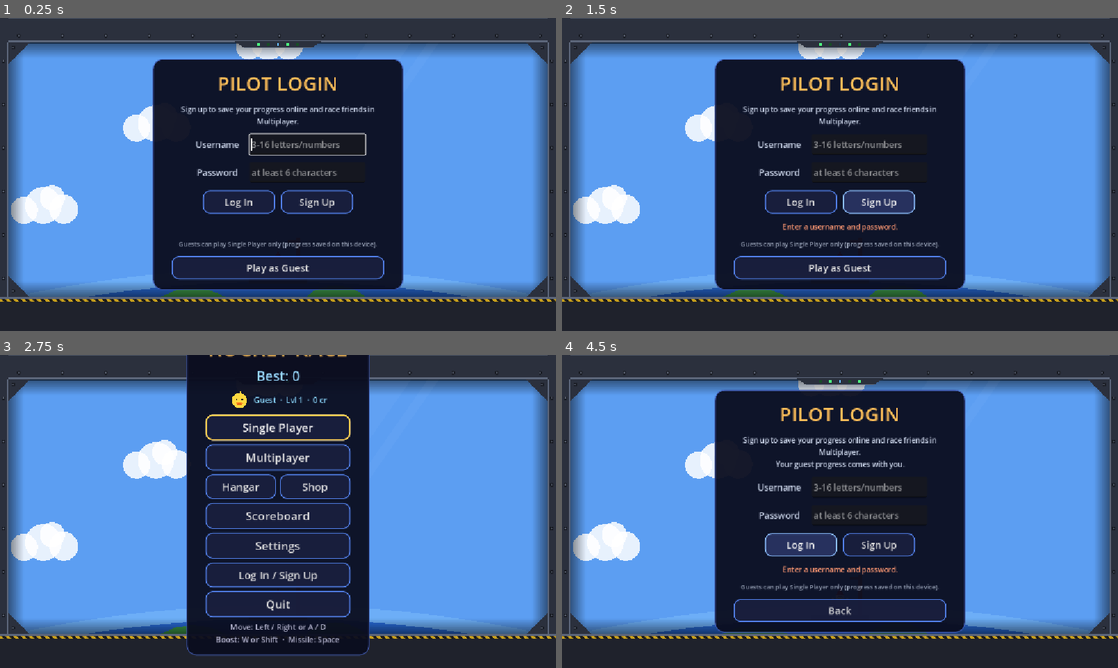
Above: before the commit, frames 1-4 (two rows, left to right).
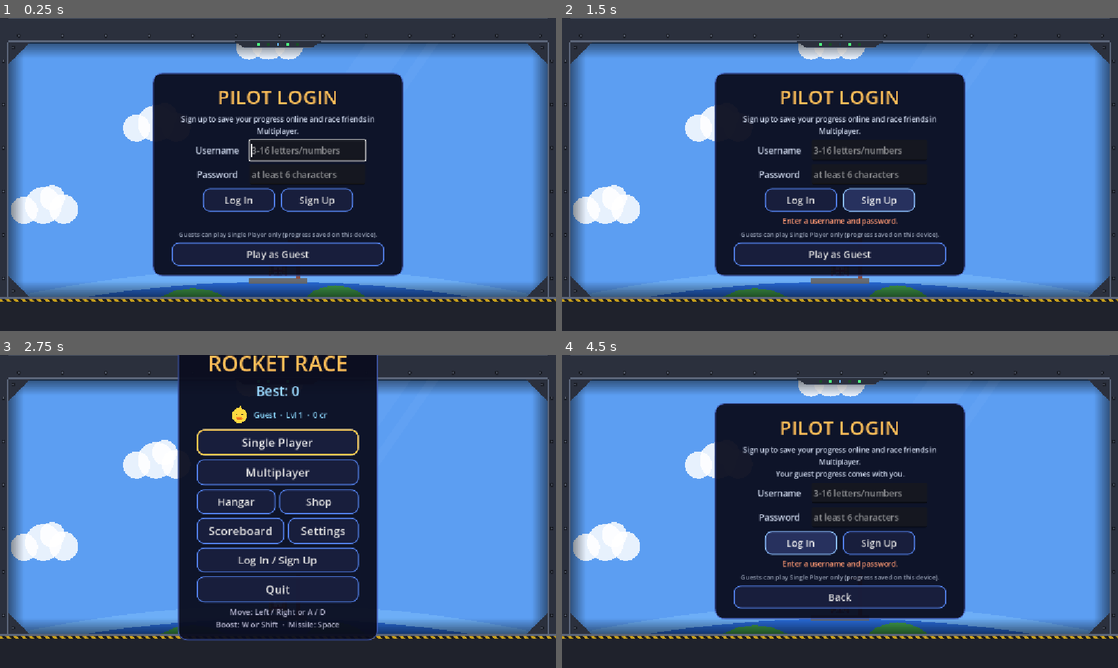
Above: after the commit, the same moments.

Repository: lukebelden/rocket-race
Game: Godot game, scene res://game.tscn
Two runs of this game, one before a commit and one after it. Both use one fixed random seed, a clock stepped at 60 frames per second and the inputs below.
Inputs:
- Up to frame 1 (0.25 s): no input
- Up to frame 2 (1.5 s): click "Log In" at 0.5 s; click "Sign Up" at 1.25 s
- Up to frame 3 (2.75 s): click "Play as Guest" at 2 s
- Up to frame 4 (4.5 s): click "Multiplayer" at 2.75 s; click "Log In / Sign Up" at 3.5 s; click "Log In" at 4.25 s

The runs differ from the first frame. In frame 1, 9.9% of the frame differs, in the area x 27-73%, y 13-87%; in frame 2, 10%; in frame 3, 11%, in the area x 31-68%, y 0-97%; in frame 4, 10%.

Commit message:
Add single-player pause menu, sound, volume settings and tips toggle
- Pause (Esc / P / on-screen button, auto on focus loss): Resume, Settings, Restart, Quit;
  single player only
- sound.gd autoload: synthesised effects and a music loop on Master/Music/Effects buses
- Settings: three volume sliders and a ship computer tips switch (saved)
- Menu: Scoreboard + Settings share a row so it fits 1152x648

Co-Authored-By: Claude Opus 5.5 <noreply@anthropic.com>

Diff:
--- a/game.gd
+++ b/game.gd
@@ -12,6 +12,7 @@
 const Rivals := preload("res://rivals.gd")
 const ProfileUI := preload("res://profile_ui.gd")
 const Animals := preload("res://animals.gd")
+const PauseInput := preload("res://pause_input.gd")
 ## Multiplayer race: first pilot to fly through this many levels wins.
 const RACE_LEVELS := 5
 ## How many of your best runs the local scoreboard keeps.
@@ -70,6 +71,11 @@
 ## Saved to disk (user://save.cfg), so they survive closing the game/page.
 static var best_score: float = 0.0
 static var difficulty: Difficulty = Difficulty.NORMAL
+## Settings: volumes 0..1 for the Master / Music / Effects buses, and ship computer tips.
+static var vol_master: float = 0.8
+static var vol_music: float = 0.6
+static var vol_sfx: float = 0.8
+static var tips_enabled: bool = true
 ## Your best runs on this device: [{score, level, date}], best first. Saved to disk.
 static var local_runs: Array = []
 ## Set by "Play Again" so the reloaded scene skips the menu.
@@ -106,6 +112,12 @@
 var _mp_buttons: Array[Button] = []
 var _send_timer: float = 0.0
 var _shown_place: int = -1
+# Pause menu (single player only)
+var pause_screen: Control
+var pause_button: Button
+var _settings_from_pause := false
+var _was_boosting := false
+var _last_count := -1
 # Accounts / hangar / shop (profile.gd, profile_ui.gd)
 var profile_ui: Node
 var profile_label: Label
@@ -287,7 +299,9 @@
 	fullscreen_check.button_pressed = _is_fullscreen()
 	fullscreen_check.toggled.connect(_on_fullscreen_toggled)
 	reset_button.pressed.connect(_on_reset_pressed)
-	back_button.pressed.connect(_show_menu)
+	back_button.pressed.connect(_on_settings_back)
+	_make_settings_extras()
+	_make_pause_menu()
 
 	# Game over
 	play_again_button.pressed.connect(_on_play_again)
@@ -358,6 +372,9 @@
 			_update_playing(delta)
 
 	_update_tips(delta)
+	var show_pause := _can_pause()
+	if pause_button.visible != show_pause:
+		pause_button.visible = show_pause
 	if race_mode:
 		_update_race(delta)
 
@@ -543,6 +560,7 @@
 ## Liftoff: play the launch intro, then the game begins.
 func _launch() -> void:
 	state = State.INTRO
+	Sound.play("launch")
 	intro_time = 0.0
 	launch_prompt.visible = false
 	menu.visible = false
@@ -652,6 +670,9 @@
 	var cruise := ModInfo.THRUSTER_SPEED if mods.has("thruster") else 1.0
 	var target_speed := cruise * (FORWARD_BOOST if rocket.boosting else 1.0)
 	forward_speed = move_toward(forward_speed, target_speed, FORWARD_EASE * delta)
+	if rocket.boosting and not _was_boosting:
+		Sound.play("boost")
+	_was_boosting = rocket.boosting
 	Obstacle.world_speed = forward_speed
 	var travelled := delta * forward_speed
 
@@ -692,6 +713,7 @@
 
 
 func _show_level_banner() -> void:
+	Sound.play("level")
 	level_banner.text = "LEVEL %d\n%s" % [level, String(_planet(level)["name"]).to_upper()]
 	if race_mode and level == RACE_LEVELS:
 		level_banner.text += "\nFINAL STRETCH!"
@@ -772,7 +794,7 @@
 
 
 func _update_tips(delta: float) -> void:
-	var active := state == State.READY or state == State.PLAYING
+	var active := (state == State.READY or state == State.PLAYING) and tips_enabled
 	if tip_panel.visible != active:
 		tip_panel.visible = active
 	if not active:
@@ -1042,6 +1064,7 @@
 	station_docked = true
 	_dock_station = station
 	state = State.DOCKED
+	Sound.play("dock")
 
 	# Full stop: forward flight, stars and asteroids all freeze.
 	forward_speed = 0.0
@@ -1342,6 +1365,7 @@
 		_show_toast("NO TARGET IN RANGE", Color(0.75, 0.78, 0.85))
 		return
 	missile_ammo -= 1
+	Sound.play("missile")
 	missile_cooldown = ModInfo.MISSILE_COOLDOWN
 	missiles.append({
 		"pos": rocket.position + Vector2(0, -30),
@@ -1392,6 +1416,7 @@
 		m["trail"] = trail
 		if target and pos.distance_to(target.position) < target.radius:
 			_shatter(target)
+			Sound.play("impact", 1.5, -6.0)
 			target.queue_free()
 			score += ModInfo.MISSILE_SCORE
 			_show_toast("TARGET DESTROYED  +%d" % int(ModInfo.MISSILE_SCORE), Color(1, 0.75, 0.4))
@@ -1488,6 +1513,10 @@
 	var diff = cfg.get_value("settings", "difficulty", Difficulty.NORMAL)
 	if diff is int and DIFFICULTY_TUNING.has(diff):
 		difficulty = diff
+	vol_master = clampf(float(cfg.get_value("settings", "vol_master", vol_master)), 0.0, 1.0)
+	vol_music = clampf(float(cfg.get_value("settings", "vol_music", vol_music)), 0.0, 1.0)
+	vol_sfx = clampf(float(cfg.get_value("settings", "vol_sfx", vol_sfx)), 0.0, 1.0)
+	tips_enabled = bool(cfg.get_value("settings", "tips", tips_enabled))
 	var runs = cfg.get_value("score", "runs", [])
 	if runs is Array:
 		local_runs = runs.filter(func(r) -> bool: return r is Dictionary and r.has("score"))
@@ -1501,6 +1530,10 @@
 	cfg.set_value("multiplayer", "name", player_name)
 	cfg.set_value("score", "best", best_score)
 	cfg.set_value("settings", "difficulty", difficulty)
+	cfg.set_value("settings", "vol_master", vol_master)
+	cfg.set_value("settings", "vol_music", vol_music)
+	cfg.set_value("settings", "vol_sfx", vol_sfx)
+	cfg.set_value("settings", "tips", tips_enabled)
 	cfg.set_value("score", "runs", local_runs)
 	cfg.save(SAVE_PATH)
 
@@ -1721,6 +1754,7 @@
 	shake = 0.35
 	if hull > 0.0:
 		invulnerable = INVULNERABLE_TIME
+		Sound.play("impact")
 		_show_toast("IMPACT!  HULL -%d%%" % roundi(damage * 100.0), Color(1, 0.45, 0.35))
 		return
 	_hull_breach()
@@ -1729,6 +1763,7 @@
 ## Hull reached 0%: game over.
 func _hull_breach() -> void:
 	state = State.OVER
+	Sound.play("explosion")
 	forward_speed = 1.0
 	Obstacle.world_speed = 1.0
 	game_over_title.text = "HULL BREACH!"
@@ -1788,6 +1823,9 @@
 
 func _update_race_countdown(_delta: float) -> void:
 	var race_countdown := (race_launch_at - Time.get_ticks_msec()) / 1000.0
+	if ceili(race_countdown) != _last_count:
+		_last_count = ceili(race_countdown)
+		Sound.play("go" if _last_count <= 0 else "beep")
 	if race_countdown <= 0.0:
 		_launch()
 		return
@@ -2203,11 +2241,20 @@
 		b.pressed.connect(_open_profile_page.bind(spec[1]))
 		pair.add_child(b)
 	multiplayer_button.add_sibling(pair)
+	# Scoreboard + Settings share a row too, so the menu fits short (landscape) screens.
+	var pair2 := HBoxContainer.new()
+	pair2.add_theme_constant_override("separation", 8)
+	scoreboard_button.add_sibling(pair2)
+	for b in [scoreboard_button, settings_button]:
+		b.get_parent().remove_child(b)
+		b.custom_minimum_size = Vector2(146, 46)
+		b.size_flags_horizontal = Control.SIZE_EXPAND_FILL
+		pair2.add_child(b)
 	account_button = Button.new()
 	account_button.custom_minimum_size = start_button.custom_minimum_size
 	account_button.add_theme_font_size_override("font_size", 22)
 	account_button.pressed.connect(_open_profile_page.bind("account"))
-	settings_button.add_sibling(account_button)
+	pair2.add_sibling(account_button)
 	_update_profile_line()
 
 	# Once per launch, check the saved login is still valid and pick up the latest progress.
@@ -2282,12 +2329,14 @@
 	var reward: Dictionary = await Profile.report_run(int(score), level)
 	if reward.is_empty() or not is_instance_valid(result_label) or state != State.OVER:
 		return
+	Sound.play("levelup" if int(reward.get("level_after", 1)) > int(reward.get("level_before", 1)) else "coin")
 	result_label.text += "\n\n" + _reward_text(reward)
 
 
 ## Race rewards arrive from the server right after the results.
 func _on_profile_rewarded(reward: Dictionary) -> void:
 	if race_mode and state == State.OVER and str(reward.get("track", "")) == "mp":
+		Sound.play("levelup" if int(reward.get("level_after", 1)) > int(reward.get("level_before", 1)) else "coin")
 		result_label.text += "\n\n" + _reward_text(reward)
 
 
@@ -2302,6 +2351,180 @@
 		if before < shop and after >= shop:
 			text += "  ·  Shop unlocked!"
 	return text
+
+
+# --- Pause menu (single player) and extra settings ------------------------------------
+
+## Pausing is single player only: in a race everyone keeps flying.
+func _can_pause() -> bool:
+	return not race_mode and (state == State.INTRO or state == State.PLAYING) and not get_tree().paused
+
+
+func _make_pause_menu() -> void:
+	var keys := PauseInput.new()
+	add_child(keys)
+	keys.toggle.connect(func() -> void:
+		if get_tree().paused and pause_screen.visible:
+			_resume()
+		elif get_tree().paused and settings.visible and _settings_from_pause:
+			_on_settings_back()
+		elif _can_pause():
+			_pause())
+
+	# Same frame as the Settings screen.
+	pause_screen = settings.duplicate(0)
+	pause_screen.name = "Pause"
+	pause_screen.visible = false
+	pause_screen.process_mode = Node.PROCESS_MODE_ALWAYS
+	settings.add_sibling(pause_screen)
+	var vbox: VBoxContainer = pause_screen.get_node("Panel/VBox")
+	for child in vbox.get_children():
+		vbox.remove_child(child)
+		child.free()
+	var title := Label.new()
+	title.text = "PAUSED"
+	title.horizontal_alignment = HORIZONTAL_ALIGNMENT_CENTER
+	title.add_theme_font_size_override("font_size", 44)
+	title.add_theme_color_override("font_color", Color(1, 0.75, 0.35))
+	vbox.add_child(title)
+	var specs := [
+		["Resume", _resume],
+		["Settings", _open_settings_from_pause],
+		["Restart Run", func() -> void:
+			get_tree().paused = false
+			skip_menu = true
+			get_tree().reload_current_scene()],
+		["Quit to Menu", func() -> void:
+			get_tree().paused = false
+			get_tree().reload_current_scene()],
+	]
+	for spec in specs:
+		var b := Button.new()
+		b.text = spec[0]
+		b.custom_minimum_size = Vector2(300, 50)
+		b.add_theme_font_size_override("font_size", 24)
+		b.pressed.connect(spec[1])
+		vbox.add_child(b)
+	var note := Label.new()
+	note.text = "Restarting or quitting ends this run without XP or credits."
+	note.horizontal_alignment = HORIZONTAL_ALIGNMENT_CENTER
+	note.add_theme_font_size_override("font_size", 13)
+	note.add_theme_color_override("font_color", Color(0.6, 0.64, 0.72))
+	vbox.add_child(note)
+	# Settings must keep working while the game is paused.
+	settings.process_mode = Node.PROCESS_MODE_ALWAYS
+
+	# On-screen pause button (top right, under the level name) for mouse and touch players.
+	pause_button = Button.new()
+	pause_button.text = "II"
+	pause_button.tooltip_text = "Pause (Esc / P)"
+	pause_button.add_theme_font_size_override("font_size", 20)
+	pause_button.focus_mode = Control.FOCUS_NONE
+	pause_button.anchor_left = 1.0
+	pause_button.anchor_right = 1.0
+	pause_button.offset_left = -78.0
+	pause_button.offset_right = -30.0
+	pause_button.offset_top = 52.0
+	pause_button.offset_bottom = 96.0
+	pause_button.visible = false
+	pause_button.pressed.connect(func() -> void:
+		if _can_pause():
+			_pause())
+	$UI/Root.add_child(pause_button)
+
+
+func _pause() -> void:
+	get_tree().paused = true
+	rocket.boost_button_held = false
+	pause_screen.visible = true
+	pause_button.visible = false
+	Sound.play("pause")
+	(pause_screen.get_node("Panel/VBox").get_child(1) as Button).grab_focus()
+
+
+func _resume() -> void:
+	pause_screen.visible = false
+	settings.visible = false
+	_settings_from_pause = false
+	get_tree().paused = false
+
+
+func _open_settings_from_pause() -> void:
+	_settings_from_pause = true
+	pause_screen.visible = false
+	settings.visible = true
+	back_button.grab_focus()
+
+
+func _on_settings_back() -> void:
+	if _settings_from_pause and get_tree().paused:
+		_settings_from_pause = false
+		settings.visible = false
+		pause_screen.visible = true
+		(pause_screen.get_node("Panel/VBox").get_child(1) as Button).grab_focus()
+	else:
+		_show_menu()
+
+
+## Tabbing away (or switching browser tabs) mid-run pauses single player automatically.
+func _notification(what: int) -> void:
+	if what == NOTIFICATION_APPLICATION_FOCUS_OUT and pause_screen and _can_pause():
+		_pause()
+
+
+## Settings screen: volume sliders and the tips switch, added above Reset / Back.
+func _make_settings_extras() -> void:
+	var vbox := reset_button.get_parent()
+	vbox.add_theme_constant_override("separation", 8)  # more rows now: keep it on screen
+	for spec in [["Master volume", "Master"], ["Music", "Music"], ["Sound effects", "Effects"]]:
+		var row := HBoxContainer.new()
+		row.add_theme_constant_override("separation", 16)
+		var label := Label.new()
+		label.text = spec[0]
+		label.size_flags_horizontal = Control.SIZE_EXPAND_FILL
+		row.add_child(label)
+		var slider := HSlider.new()
+		slider.custom_minimum_size = Vector2(170, 40)
+		slider.min_value = 0.0
+		slider.max_value = 1.0
+		slider.step = 0.05
+		slider.value = _volume(spec[1])
+		slider.size_flags_vertical = Control.SIZE_SHRINK_CENTER
+		var bus: String = spec[1]
+		slider.value_changed.connect(func(v: float) -> void:
+			_set_volume(bus, v)
+			if bus != "Music":
+				Sound.play("beep", 1.0, -8.0))  # hear the new level
+		slider.drag_ended.connect(func(_changed: bool) -> void: _save())
+		row.add_child(slider)
+		vbox.add_child(row)
+		vbox.move_child(row, reset_button.get_index())
+	var tips := CheckButton.new()
+	tips.text = "Ship computer tips"
+	tips.custom_minimum_size = Vector2(300, 56)
+	tips.button_pressed = tips_enabled
+	tips.toggled.connect(func(on: bool) -> void:
+		tips_enabled = on
+		_save())
+	vbox.add_child(tips)
+	vbox.move_child(tips, reset_button.get_index())
+	for bus in ["Master", "Music", "Effects"]:
+		Sound.set_volume(bus, _volume(bus))
+
+
+func _volume(bus: String) -> float:
+	match bus:
+		"Music": return vol_music
+		"Effects": return vol_sfx
+	return vol_master
+
+
+func _set_volume(bus: String, v: float) -> void:
+	match bus:
+		"Music": vol_music = v
+		"Effects": vol_sfx = v
+		_: vol_master = v
+	Sound.set_volume(bus, v)
 
 
 # --- Drawing -----------------------------------------------------------------
--- /dev/null
+++ b/pause_input.gd
@@ -0,0 +1,16 @@
+extends Node
+## Listens for the pause key (Esc or P) even while the game is paused, so the same key
+## both pauses and resumes. game.gd decides whether pausing is allowed (single player only).
+
+signal toggle
+
+
+func _ready() -> void:
+	process_mode = Node.PROCESS_MODE_ALWAYS
+
+
+func _unhandled_input(event: InputEvent) -> void:
+	if event is InputEventKey and event.pressed and not event.echo \
+			and (event.physical_keycode == KEY_ESCAPE or event.physical_keycode == KEY_P):
+		get_viewport().set_input_as_handled()
+		toggle.emit()
--- a/project.godot
+++ b/project.godot
@@ -41,4 +41,5 @@
 [autoload]
 
 Profile="*res://profile.gd"
+Sound="*res://sound.gd"
 Net="*res://net.gd"
--- /dev/null
+++ b/sound.gd
@@ -0,0 +1,175 @@
+extends Node
+## Sound effects and music (autoload "Sound"). Everything is synthesised in code at startup,
+## so there are no audio files. Volumes go through three buses: Master, Music, Effects
+## (Settings screen sliders, saved by game.gd).
+
+const RATE := 22050
+## Music only has low notes, so it is made at a lower rate (half the work at startup).
+const MUSIC_RATE := 11025
+const BUS_MUSIC := "Music"
+const BUS_SFX := "Effects"
+
+var _sounds: Dictionary = {}  # name -> AudioStreamWAV
+var _players: Array[AudioStreamPlayer] = []
+var _music: AudioStreamPlayer
+var _next_player := 0
+
+
+func _ready() -> void:
+	process_mode = Node.PROCESS_MODE_ALWAYS  # menus make sounds while the game is paused
+	_make_buses()
+	# Every button in the game clicks.
+	get_tree().node_added.connect(func(n: Node) -> void:
+		if n is BaseButton:
+			n.pressed.connect(play.bind("click")))
+	for i in 8:
+		var p := AudioStreamPlayer.new()
+		p.bus = BUS_SFX
+		add_child(p)
+		_players.append(p)
+	_music = AudioStreamPlayer.new()
+	_music.bus = BUS_MUSIC
+	_music.volume_db = -6.0
+	add_child(_music)
+	_build_sounds()
+	# Music takes a moment to synthesise: do it after the first frames so startup stays quick.
+	await get_tree().process_frame
+	await get_tree().process_frame
+	_music.stream = _make_music()
+	_music.play()
+
+
+# --- Volume ------------------------------------------------------------------------------
+
+func _make_buses() -> void:
+	for bus in [BUS_MUSIC, BUS_SFX]:
+		if AudioServer.get_bus_index(bus) == -1:
+			AudioServer.add_bus()
+			var idx := AudioServer.bus_count - 1
+			AudioServer.set_bus_name(idx, bus)
+			AudioServer.set_bus_send(idx, "Master")
+
+
+## volume: 0.0 (silent) .. 1.0 (full). bus: "Master", "Music" or "Effects".
+func set_volume(bus: String, volume: float) -> void:
+	var idx := AudioServer.get_bus_index(bus)
+	if idx == -1:
+		return
+	AudioServer.set_bus_mute(idx, volume <= 0.001)
+	AudioServer.set_bus_volume_db(idx, linear_to_db(maxf(volume, 0.001)))
+
+
+func play(sound_name: String, pitch := 1.0, volume_db := 0.0) -> void:
+	var stream: AudioStreamWAV = _sounds.get(sound_name)
+	if stream == null:
+		return
+	var p := _players[_next_player]
+	_next_player = (_next_player + 1) % _players.size()
+	p.stream = stream
+	p.pitch_scale = pitch
+	p.volume_db = volume_db
+	p.play()
+
+
+# --- Synthesis -----------------------------------------------------------------------------
+
+func _wav(samples: PackedFloat32Array, loop := false, rate := RATE) -> AudioStreamWAV:
+	var data := PackedByteArray()
+	data.resize(samples.size() * 2)
+	for i in samples.size():
+		data.encode_s16(i * 2, int(clampf(samples[i], -1.0, 1.0) * 32000.0))
+	var wav := AudioStreamWAV.new()
+	wav.format = AudioStreamWAV.FORMAT_16_BITS
+	wav.mix_rate = rate
+	wav.stereo = false
+	wav.data = data
+	if loop:
+		wav.loop_mode = AudioStreamWAV.LOOP_FORWARD
+		wav.loop_end = samples.size()
+	return wav
+
+
+## A tone that slides from f0 to f1 Hz. wave: "sine", "square", "tri", "noise".
+func _tone(length: float, f0: float, f1: float, wave := "sine", attack := 0.005, gain := 0.6) -> PackedFloat32Array:
+	var n := int(length * RATE)
+	var out := PackedFloat32Array()
+	out.resize(n)
+	var phase := 0.0
+	var noise_hold := 0.0
+	for i in n:
+		var t := float(i) / n
+		var f := lerpf(f0, f1, t)
+		phase += f / RATE
+		var s := 0.0
+		match wave:
+			"sine": s = sin(phase * TAU)
+			"square": s = 1.0 if fmod(phase, 1.0) < 0.5 else -1.0
+			"tri": s = 4.0 * absf(fmod(phase, 1.0) - 0.5) - 1.0
+			"noise":
+				# Sample-and-hold noise: "f" sets how rough it sounds.
+				if fmod(phase, 1.0) < f / RATE:
+					noise_hold = randf_range(-1.0, 1.0)
+				s = noise_hold
+		var env := minf(float(i) / maxf(attack * RATE, 1.0), 1.0) * pow(1.0 - t, 2.0)
+		out[i] = s * env * gain
+	return out
+
+
+func _mix(a: PackedFloat32Array, b: PackedFloat32Array, offset := 0.0) -> PackedFloat32Array:
+	var start := int(offset * RATE)
+	var out := a.duplicate()
+	if out.size() < start + b.size():
+		out.resize(start + b.size())
+	for i in b.size():
+		out[start + i] += b[i]
+	return out
+
+
+func _build_sounds() -> void:
+	_sounds["click"] = _wav(_tone(0.05, 900, 700, "tri", 0.002, 0.35))
+	_sounds["beep"] = _wav(_tone(0.14, 660, 660, "square", 0.003, 0.18))
+	_sounds["go"] = _wav(_tone(0.35, 990, 990, "square", 0.003, 0.2))
+	_sounds["launch"] = _wav(_mix(_tone(1.6, 900, 300, "noise", 0.15, 0.45), _tone(1.6, 55, 90, "sine", 0.2, 0.5)))
+	_sounds["boost"] = _wav(_tone(0.45, 1400, 3000, "noise", 0.05, 0.3))
+	_sounds["impact"] = _wav(_mix(_tone(0.35, 2200, 400, "noise", 0.001, 0.6), _tone(0.3, 140, 50, "sine", 0.001, 0.7)))
+	_sounds["explosion"] = _wav(_mix(_tone(1.2, 1600, 150, "noise", 0.001, 0.7), _tone(1.0, 90, 30, "sine", 0.001, 0.8)))
+	_sounds["missile"] = _wav(_tone(0.4, 3000, 1200, "noise", 0.005, 0.35))
+	_sounds["dock"] = _wav(_mix(_tone(0.25, 523, 523, "tri", 0.005, 0.4), _tone(0.4, 784, 784, "tri", 0.005, 0.4), 0.12))
+	var chime := _tone(0.2, 523, 523, "tri", 0.004, 0.35)
+	chime = _mix(chime, _tone(0.2, 659, 659, "tri", 0.004, 0.35), 0.1)
+	chime = _mix(chime, _tone(0.45, 784, 784, "tri", 0.004, 0.35), 0.2)
+	_sounds["level"] = _wav(chime)
+	var fanfare := chime.duplicate()
+	fanfare = _mix(fanfare, _tone(0.6, 1047, 1047, "square", 0.004, 0.18), 0.35)
+	_sounds["levelup"] = _wav(fanfare)
+	_sounds["coin"] = _wav(_mix(_tone(0.08, 988, 988, "square", 0.002, 0.15), _tone(0.3, 1319, 1319, "square", 0.002, 0.15), 0.07))
+	_sounds["pause"] = _wav(_mix(_tone(0.12, 660, 660, "tri", 0.003, 0.3), _tone(0.18, 440, 440, "tri", 0.003, 0.3), 0.08))
+
+
+## A calm 16-second space loop: slow pad chords plus a soft arpeggio.
+func _make_music() -> AudioStreamWAV:
+	var bar := 4.0  # seconds per chord
+	# Am - F - C - G (root frequencies of each chord's notes)
+	var chords := [[220.0, 261.63, 329.63], [174.61, 220.0, 261.63], [261.63, 329.63, 392.0], [196.0, 246.94, 293.66]]
+	var n := int(bar * chords.size() * MUSIC_RATE)
+	var out := PackedFloat32Array()
+	out.resize(n)
+	var step := 0.5  # arpeggio note length
+	for i in n:
+		var t := float(i) / MUSIC_RATE
+		var ci := int(t / bar) % chords.size()
+		var chord: Array = chords[ci]
+		var in_bar := fmod(t, bar)
+		# Pad: soft sine chord, swelling in and out over each bar (so the loop is seamless).
+		var swell := sin(PI * in_bar / bar)
+		var pad := 0.0
+		for f in chord:
+			pad += sin(TAU * f * 0.5 * t) + 0.3 * sin(TAU * f * t)
+		pad *= 0.045 * (0.35 + 0.65 * swell)
+		# Arpeggio: chord notes an octave up, each plucked and fading.
+		var ai := int(in_bar / step)
+		var note: float = chord[ai % chord.size()] * (2.0 if ai % 6 < 3 else 4.0)
+		var at := fmod(in_bar, step)
+		var arp := sin(TAU * note * t) * exp(-at * 6.0) * 0.06
+		out[i] = pad + arp
+	return _wav(out, true, MUSIC_RATE)
Not shown, added: pause_input.gd.uid
Not shown, added: sound.gd.uid
Not shown, changed: build/web/index.pck
